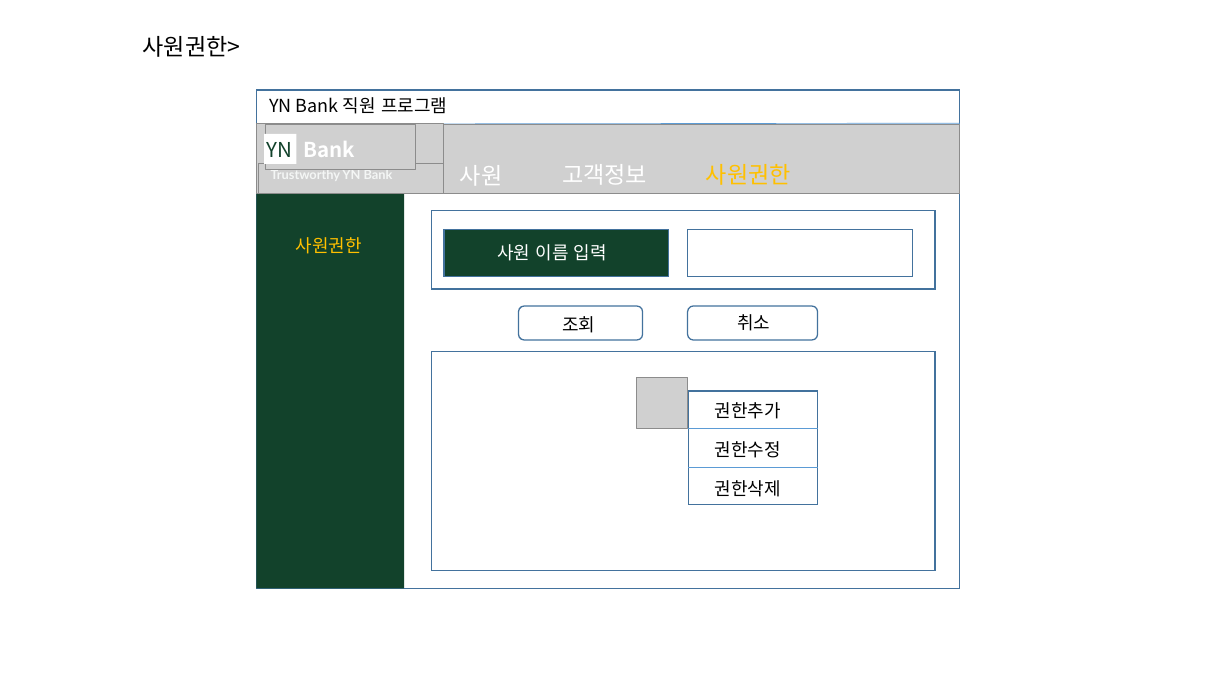
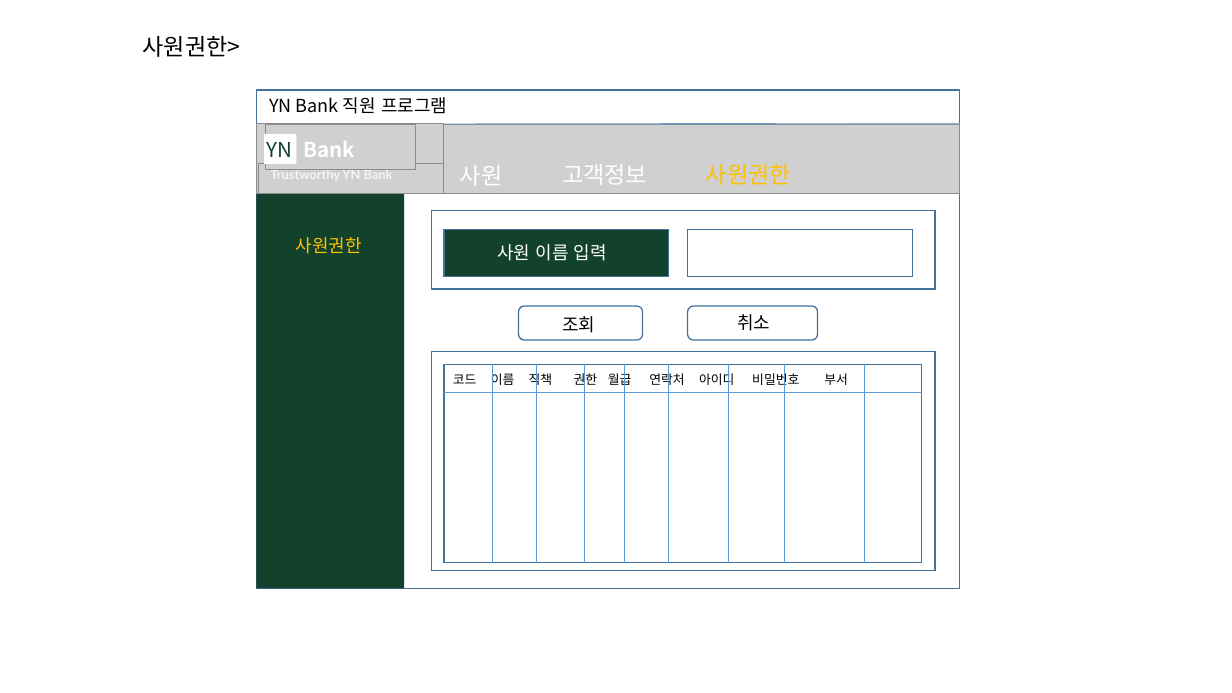
Before and after one commit to DaeguIT-MinSuKim/yi_java3st_2team, a slide deck: slide 16 of file/UI 설계화면.pptx (slide 15 before the commit). Drawn at 1232x693 pixels with LibreOffice and Linux fonts; fonts in the diff are those of the drawing; grey boxes stand for pictures. Boxes give left, top, right and bottom in pixels: in the first picture for what was removed or moved away, otherwise in the second. Text is boxed around its words. In the diff, an @@ line names an element or a change of style, - is before the commit and + after.

```diff
--- a/file/UI 설계화면.pptx
+++ b/file/UI 설계화면.pptx
@@ rectangle resized from (x1=689, y1=391, x2=818, y2=505) to (x1=444, y1=364, x2=921, y2=563) @@
@@ text added at (x1=453, y1=371, x2=848, y2=389), 10 pt, text #000000 @@
+코드 이름 직책 권한 월급 연락처 아이디 비밀번호 부서
@@ line added from (493, 364) to (493, 563), #5B9BD5 0.5 pt @@
@@ line added from (536, 364) to (536, 563), #5B9BD5 0.5 pt @@
@@ line added from (585, 364) to (585, 563), #5B9BD5 0.5 pt @@
@@ line added from (625, 364) to (625, 563), #5B9BD5 0.5 pt @@
@@ picture removed at (x1=637, y1=377, x2=689, y2=429) @@
@@ line added from (669, 364) to (669, 563), #5B9BD5 0.5 pt @@
@@ line moved from (689, 468) - (819, 468) to (729, 364) - (729, 563) @@
@@ line added from (785, 364) to (785, 563), #5B9BD5 0.5 pt @@
@@ line added from (865, 364) to (865, 563), #5B9BD5 0.5 pt @@
@@ line moved from (689, 429) - (818, 429) to (444, 392) - (921, 392) @@
@@ text removed at (x1=715, y1=402, x2=781, y2=419) @@
-권한추가
@@ text removed at (x1=715, y1=441, x2=781, y2=458) @@
-권한수정
@@ text removed at (x1=715, y1=480, x2=781, y2=497) @@
-권한삭제
```
Also in this commit, not shown: 1 other slide changed, 3 slides added.
